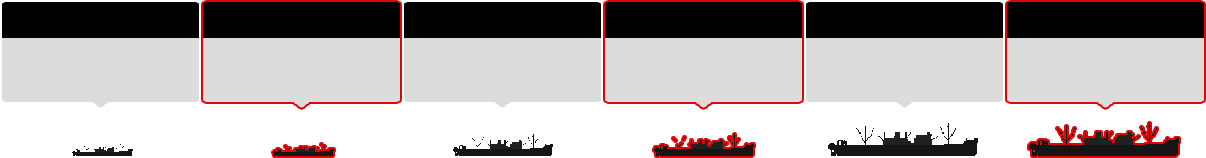
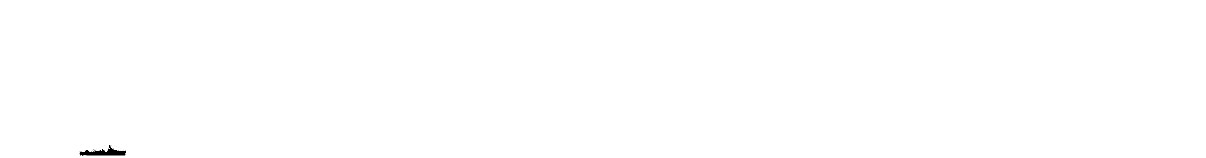
Layered file, before and after one edit (1206x158). Changes by layer:
added layer "Escort3" above "Group 1" over 79, 145, 126, 156
hid "LF copy 5" over 273, 144, 334, 156
hid "LF copy 4" over 72, 144, 133, 156
hid "LF copy 3" over 654, 134, 754, 156
hid "LF copy 2" over 453, 134, 553, 156
hid "LF copy" over 1029, 123, 1179, 156
hid "LF" over 828, 123, 978, 156
hid "Rectangle 4 copy 6" over 1007, 2, 1204, 108
hid "Rectangle 4 copy 5" over 806, 2, 1003, 108
hid "Rectangle 4 copy 4" over 605, 2, 802, 108
hid "Rectangle 4 copy 3" over 404, 2, 601, 108
hid "Rectangle 4 copy 2" over 203, 2, 400, 108
hid "Rectangle 4" over 2, 2, 199, 108
